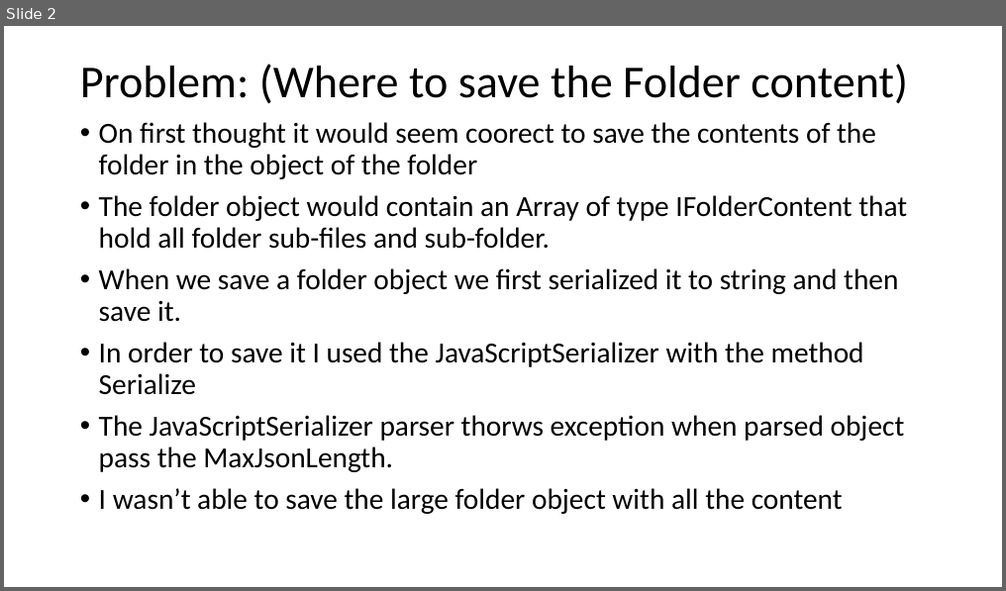
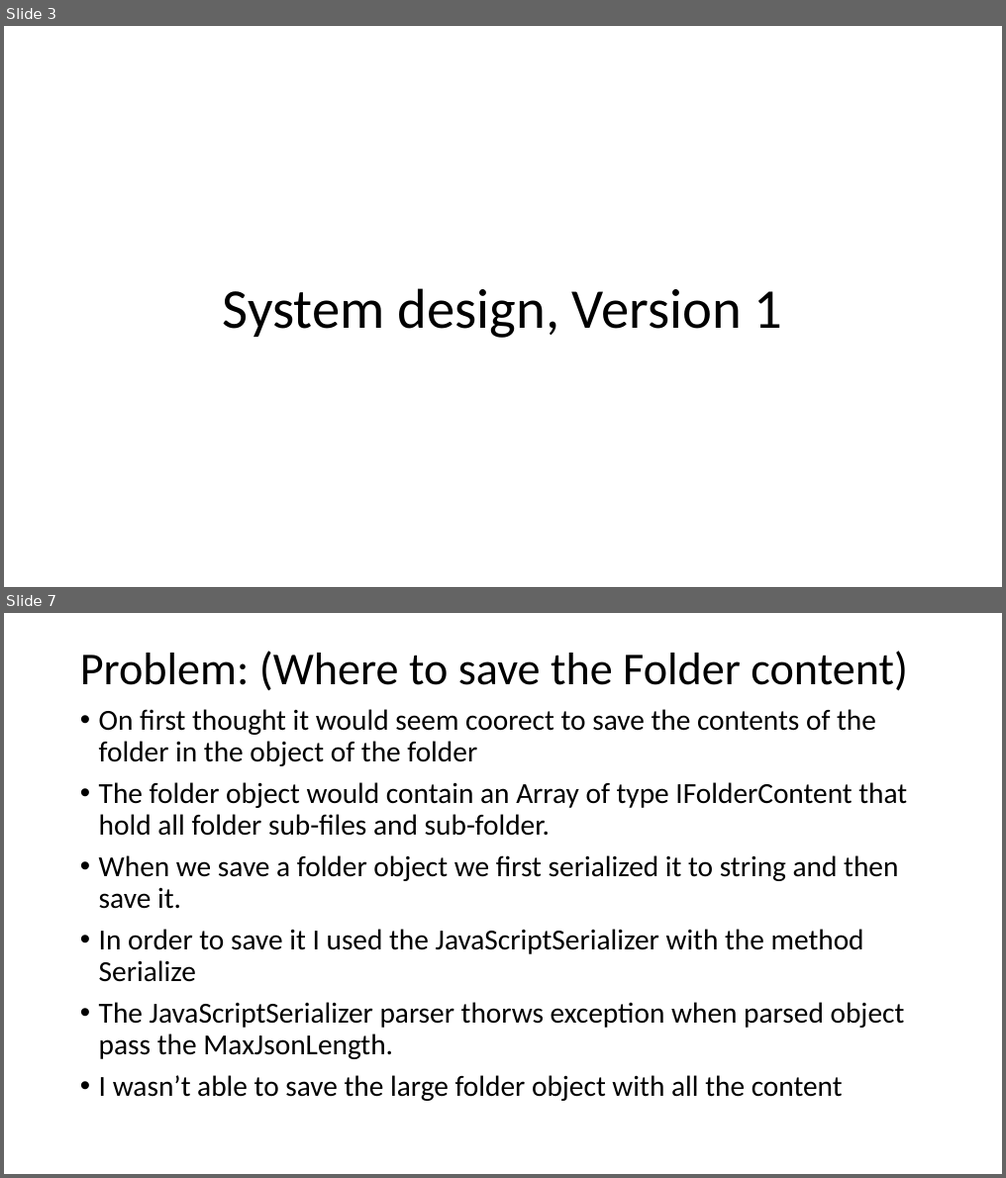
Before and after one commit to dvireich/CloudAppServer, a slide deck: Folder content manager design.pptx. Shown one above the other, each under a label of ours: slide 2 before the commit, slides 3 and 7 after it; the slides between them are not shown. The pictures are 1006x591 and 1006x1178 pixels, drawn with LibreOffice and Linux fonts; fonts in the diff are those of the drawing. Boxes give left, top, right and bottom in pixels: in the first picture for what was removed or moved away, otherwise in the second. Text is boxed around its words. In the diff, an @@ line names an element or a change of style, - is before the commit and + after.

```diff
--- a/Folder content manager design.pptx
+++ b/Folder content manager design.pptx
@@ slide 3 added at [4,26,1002,587], background #FFFFFF @@
@@ text added at [223,288,783,338], 54 pt, text #000000 @@
+System design, Version 1
@@ what was slide 2 is now slide 7 @@
```
Also in this commit, not shown: 1 slide changed, 4 other slides added.
